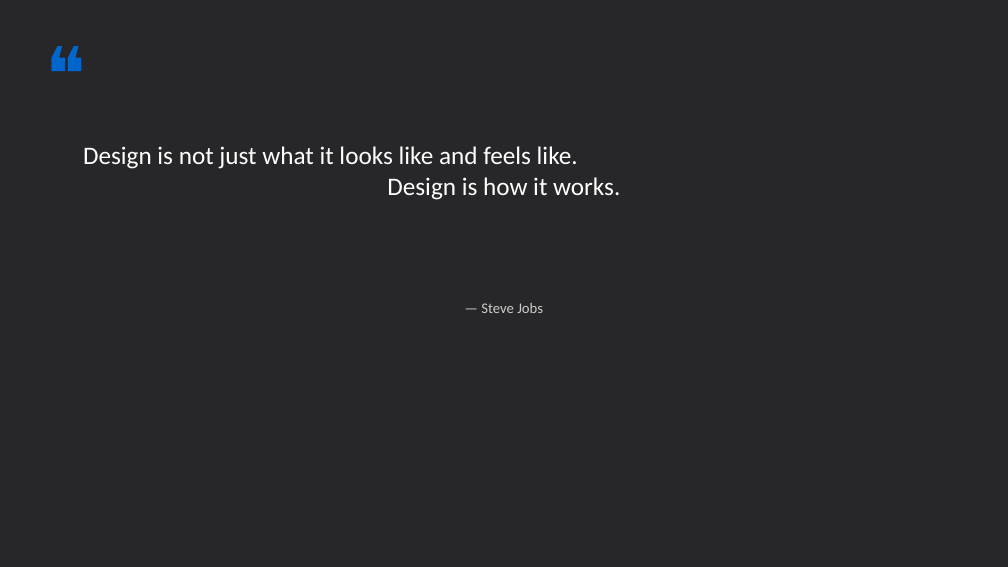
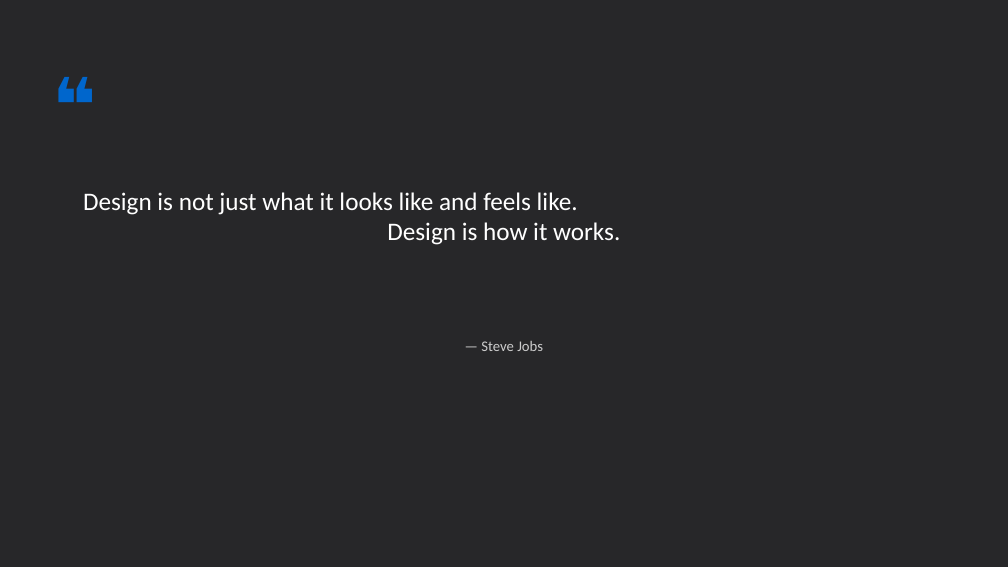
Before and after one commit to salllychung/prd-submissions, a slide deck: slide 10 of apple-design-system-template.pptx. Drawn at 1008x567 pixels with LibreOffice and Linux fonts; fonts in the diff are those of the drawing. Boxes give left, top, right and bottom in pixels: in the first picture for what was removed or moved away, otherwise in the second. Text is boxed around its words. In the diff, an @@ line names an element or a change of style, - is before the commit and + after.

```diff
--- a/apple-design-system-template.pptx
+++ b/apple-design-system-template.pptx
@@ text "❝": place and size @@
-text "❝" at box(38, 23, 265, 136)
+text "❝" at box(45, 53, 272, 166)
@@ text "❝" at box(45, 53, 272, 166): bold on @@
@@ text "Design is not just what ...": place and size @@
-text "Design is not just what ..." at box(83, 146, 620, 200)
+text "Design is not just what ..." at box(83, 192, 620, 245)
@@ text "— Steve Jobs": place and size @@
-text "— Steve Jobs" at box(481, 303, 543, 313)
+text "— Steve Jobs" at box(481, 341, 543, 351)
```
Also in this commit, not shown: 1 other slide changed, 10 slides added, 10 slides removed, 1 other file.
